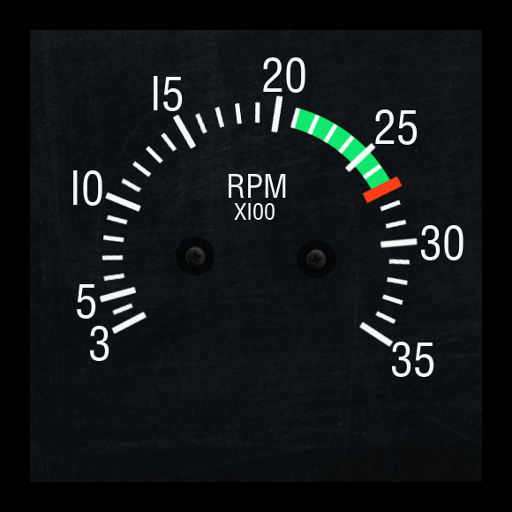
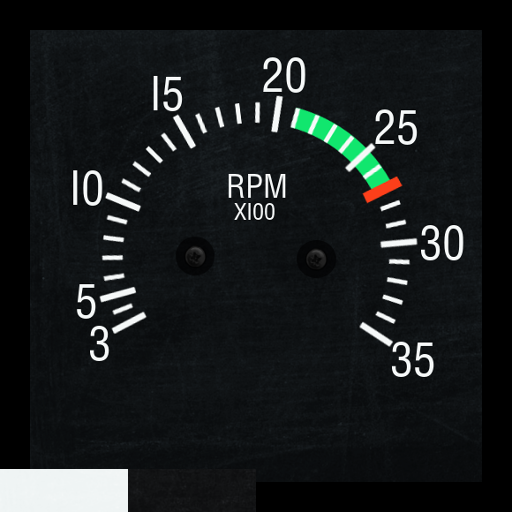
Layer changes from the first w=512, h=512 image to the second:
added layer "Clipboard" above "background group" over bbox(0, 469, 256, 512)
